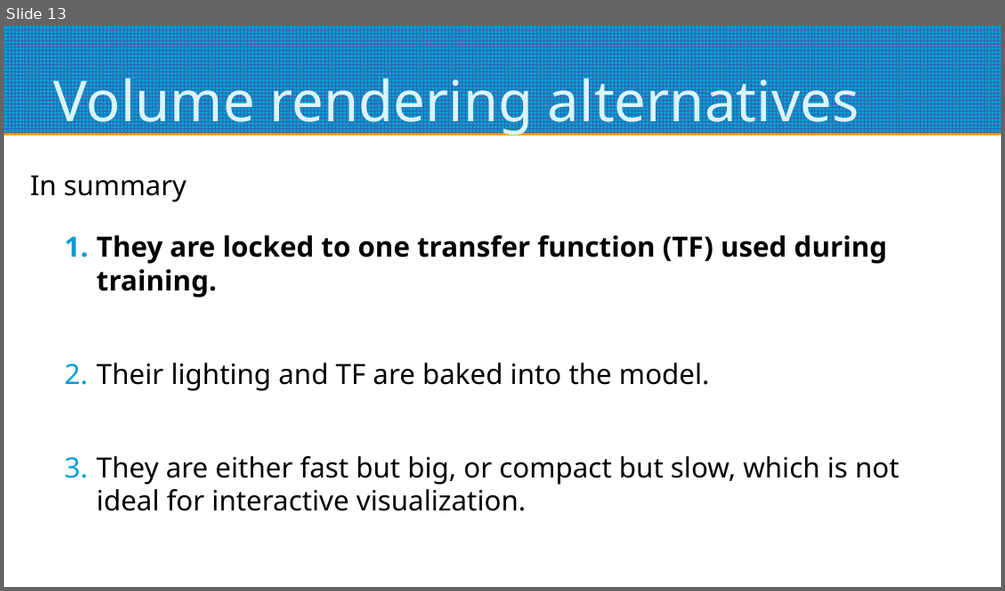
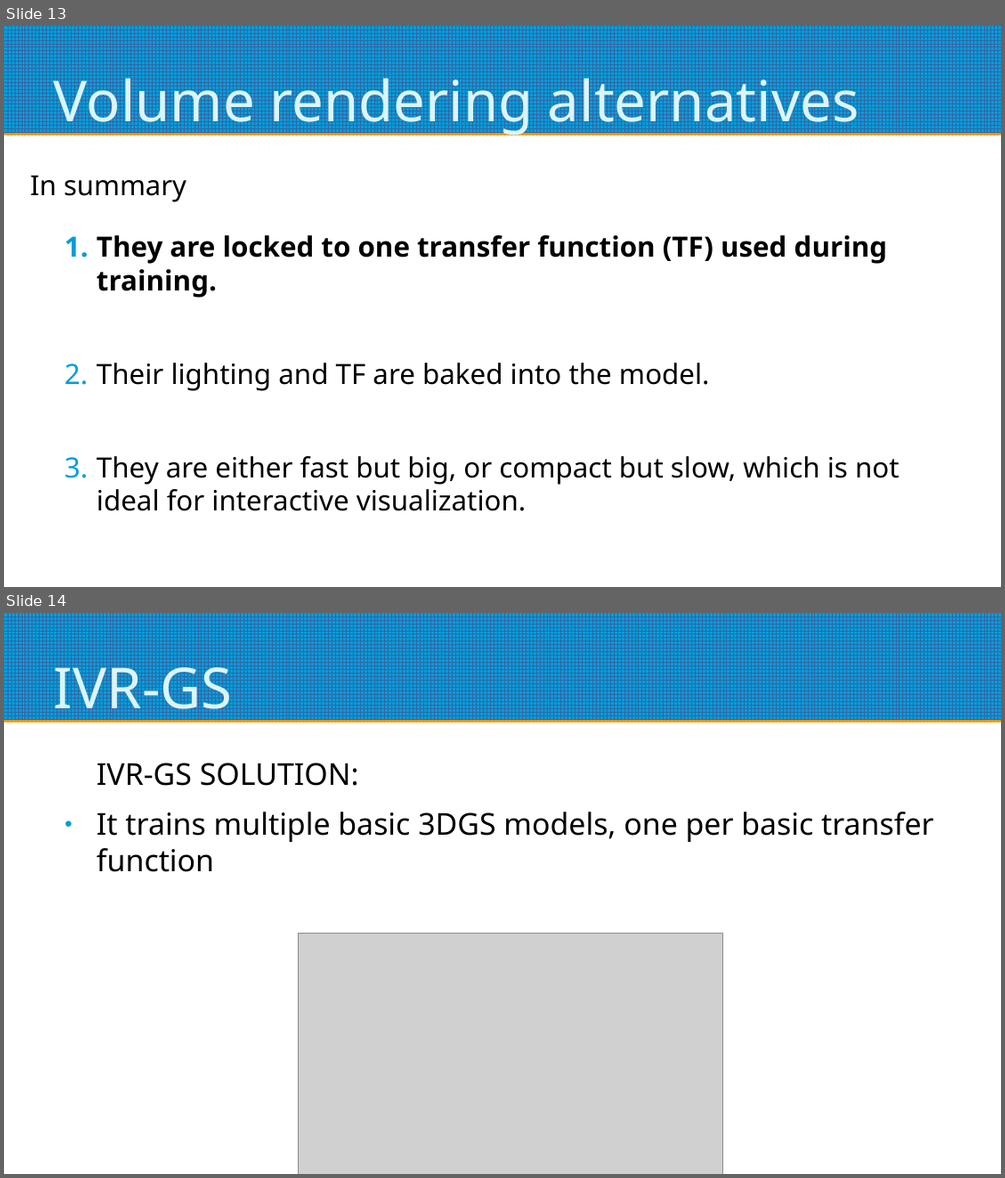
Before and after one commit to carlesmatoses/SV, a slide deck: presentacio/presentacio.odp. Shown one above the other, each under a label of ours: slide 13 before the commit, slides 13 and 14 after it. The pictures are 1005x591 and 1005x1178 pixels, drawn with LibreOffice and Linux fonts; fonts in the diff are those of the drawing; grey boxes stand for pictures. Boxes give left, top, right and bottom in pixels: in the first picture for what was removed or moved away, otherwise in the second. Text is boxed around its words. In the diff, an @@ line names an element or a change of style, - is before the commit and + after.

```diff
--- a/presentacio/presentacio.odp
+++ b/presentacio/presentacio.odp
@@ slide 14 added at (4,613,1001,1174), background #FFFFFF; not listed: 1 template element that a slide beside it also shows @@
@@ title added at (54,655,233,723), 45 pt, text #DBF5F9 @@
+IVR-GS
@@ text added at (97,763,933,872), 24 pt, text #000000 @@
+IVR-GS SOLUTION:
+● It trains multiple basic 3DGS models, one per basic transfer function
@@ picture added at (299,933,723,1174) @@
```
Also in this commit, not shown: 10 slides changed, 4 other slides added, 1 slide removed, 1 other file.
